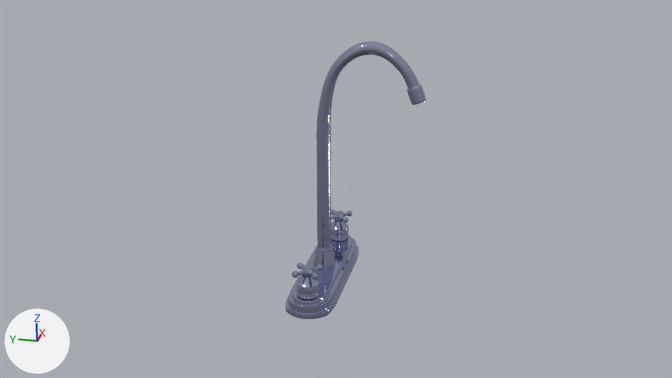
The Blender file Blender/Grifo de Agua.blend: old version first, new version second.
Both versions are drawn from the file's camera 'Camera'. Lighting does not change. The marker at lower left points along +X, +Y and +Z. The same objects are shown in both versions, whatever each file hides.

Objects in the first picture: 'Grifo.001'.
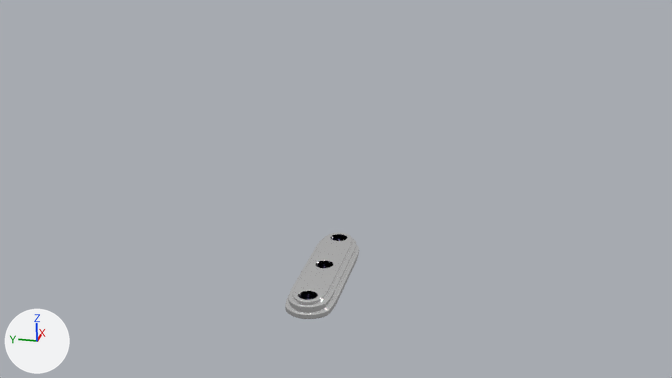
Edits to the bpy script that builds the scene:
```text
Add img_llave2_png:
    img_llave2_png = load_image('Llave2.png', '../Textures/Texture V2/Llave2.png', 4098, 4098, 'sRGB')
Change mat_material:
    remove mat_material.base_color = (0.0, 0.0, 0.0)  # black #000000
    add mat_material.texture = img_llave2_png  # with its transparency
    mat_material.roughness: 0.0 -> 0.123
Change me_cube_008:
    used by ob_grifo_001; location = (0.0, 0.0, 0.0); scale = (0.833, 0.833, 0.833)
    remove me_cube_008.from_pydata(...)  # 6592 vertices, 6578 faces; spans x -13.2..13.2, y -14.8..3.6, z 0.0..37.3
    add me_cube_008.from_pydata(...)  # 1482 vertices, 1480 faces; spans x -13.2..13.2, y -3.6..3.6, z 0.0..2.4
    me_cube_008 part 1: the loose piece of 1928 vertices spanning x 8.5..12.3, y -1.9..1.9, z 4.4..6.9 is deleted
    me_cube_008 part 2: the loose piece of 1928 vertices spanning x -12.3..-8.5, y -1.9..1.9, z 4.4..6.9 is deleted
    me_cube_008 part 3: the loose piece of 362 vertices spanning x -1.3..1.3, y -14.8..1.4, z 4.4..37.3 is deleted
    me_cube_008 part 4: 377 vertices removed from x 8.6..12.2, y -1.8..1.8, z 1.2..5.5
    me_cube_008 part 5: 377 vertices removed from x -12.2..-8.6, y -1.8..1.8, z 1.2..5.5
    me_cube_008 part 6: 1 vertex moved within x -1.3, y -1.2, z 2.4; 138 vertices removed from x -1.9..1.9, y -1.9..1.9, z 1.0..5.4
    me_cube_008 part 7: 1139 kept faces spanning x -13.2..13.2, y -3.6..3.6, z 0.0..2.4 get new texture (UV) coordinates
    me_cube_008 part 8: 1428 faces spanning x -13.2..13.2, y -3.6..3.6, z 0.0..2.4 switch from mat_material_001 to mat_material (picture img_llave2_png)
```

What differs and where, as boxes (x1, y1, x2, y2) in the pictures (672 x 378 px):
'Grifo.001', surface changed, reshaped (blue to grey, 47% narrower, 69% shorter): before (285, 41, 426, 319); after (285, 233, 359, 319)
part 1 of me_cube_008, deleted: before (331, 209, 352, 223)
part 2 of me_cube_008, deleted: before (292, 262, 323, 280)
part 3 of me_cube_008, deleted (blue): before (316, 41, 426, 250)
part 4 of me_cube_008, deleted: before (331, 220, 349, 241)
part 5 of me_cube_008, deleted (blue): before (297, 275, 319, 300)
part 6 of me_cube_008, cut back: before (310, 246, 339, 274); after (324, 268, 333, 274)
part 7 of me_cube_008, surface changed (blue to grey): (293, 235, 359, 319) in both
part 8 of me_cube_008, recoloured (blue to grey): (285, 263, 335, 319) in both
